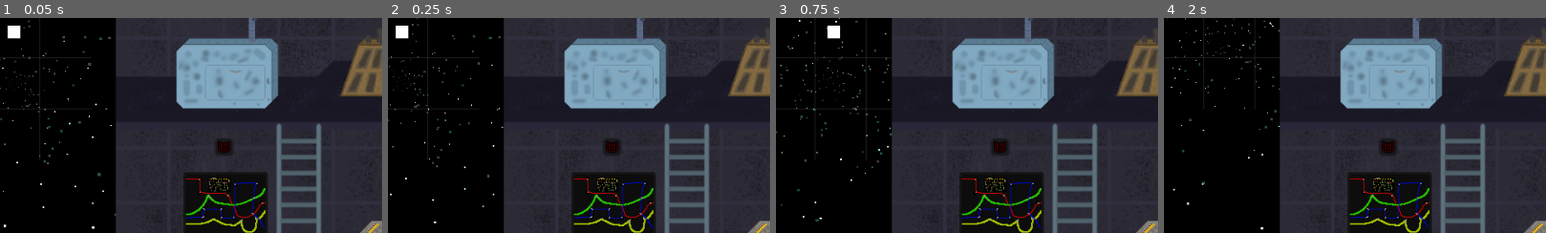
Above: before the commit, frames 1-4 (left to right).
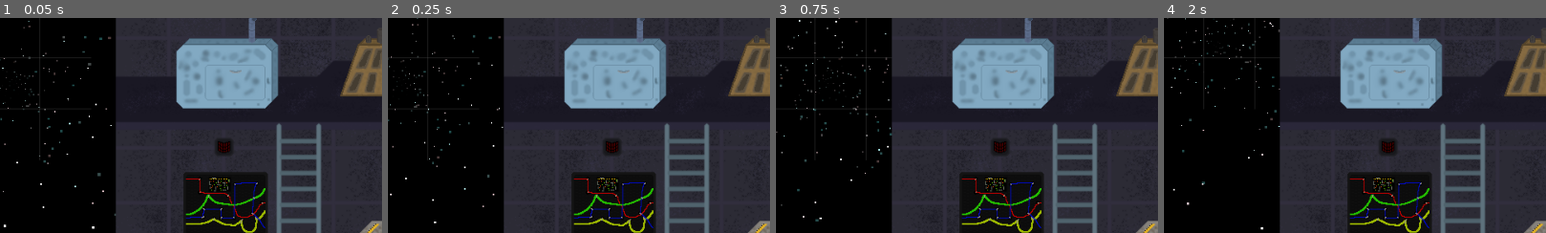
Above: after the commit, the same moments.

Repository: kedalovo/-SG-Spaceship-Management
Game: Godot game, scene res://Game Scene/Game.tscn
The game is run twice, just before and just after one commit, with the same random seed, the same clock (stepped at 60 frames per second) and the same inputs.
Inputs (mouse positions are % of the whole screen's width and height, from its top left):
- Up to frame 1 (0.05 s): no input
- Up to frame 2 (0.25 s): no input
- Up to frame 3 (0.75 s): click (7, 83) at 0.5 s
- Up to frame 4 (2 s): click (13, 91) at 1.25 s
The pictures show only the part of the screen within x 12-62%, y 20-70%; the shares and areas given below are measured in that part.

The runs differ from the first frame. In frame 1, 0.2% of the frame differs, in the area x 2-6%, y 3-10%; in frame 2, 0.2%; in frame 3, 0.2%; in frame 4, nothing differs.

Commit message:
Hazard damage now works correctly. Added assets for three types of asteroid: small, medium and large.

Diff:
--- a/Game Scene/game.gd
+++ b/Game Scene/game.gd
@@ -49,6 +49,13 @@
 		space.move(Vector2.UP)
 
 
+func _notification(what: int) -> void:
+	# Gets rid of the annoying errors and warnings about leaking two textures when closing game (the cursor textures)
+	if what == NOTIFICATION_WM_CLOSE_REQUEST:
+		Input.set_custom_mouse_cursor(null, Input.CURSOR_ARROW)
+		Input.set_custom_mouse_cursor(null, Input.CURSOR_POINTING_HAND)
+
+
 func _on_system_sprite_pressed(system_index: int) -> void:
 	if current_system_idx == -1:
 		systems[system_index].open()
--- a/Hazards/hazard.tscn
+++ b/Hazards/hazard.tscn
@@ -7,12 +7,6 @@
 
 [node name="Sprite" type="Sprite2D" parent="."]
 
-[node name="ColorRect" type="ColorRect" parent="Sprite"]
-offset_left = -8.0
-offset_top = -8.0
-offset_right = 8.0
-offset_bottom = 8.0
-
 [node name="Timer" type="Timer" parent="."]
 process_callback = 0
 one_shot = true
--- a/Space/space.gd
+++ b/Space/space.gd
@@ -23,8 +23,8 @@
 var is_moving: bool = false
 
 
-func _ready() -> void:
-	create_hazard(Vector2.UP, 1.0, 2, [game_manager.damage_types.PHYSICAL, game_manager.damage_types.HEAT])
+#func _ready() -> void:
+	#create_hazard(Vector2.UP, 1.0, 2, [game_manager.damage_types.PHYSICAL, game_manager.damage_types.HEAT])
 
 
 func create_hazard(spot: Vector2, time: float, strength: int, types: Array[game_manager.damage_types]) -> void:
@@ -39,13 +39,12 @@
 	hazard_spots[spot] = hazard
 	hazard.set_time(time)
 	incoming_hazards.add_child(hazard)
-	hazard.position = spot * 64
+	hazard.position = Vector2(spot.x * 64, -spot.y * 64)
 
 
 func hit(spot: Vector2, strength: int, type: game_manager.damage_types) -> void:
 	if spot == current_pos:
 		damaged.emit(strength, type)
-		print_debug("Damaged!")
 	hazard_spots.erase(spot)
 
 
--- a/Systems/Computer/computer_system.gd
+++ b/Systems/Computer/computer_system.gd
@@ -16,6 +16,7 @@
 
 func _damage(_strength: int, _type: game_manager.damage_types) -> void:
 	if _type == game_manager.damage_types.ELECTRICITY:
+		print("Computer system: damaged")
 		create_random_pattern(_strength)
 
 
--- a/Systems/Electrical/electrical_system.gd
+++ b/Systems/Electrical/electrical_system.gd
@@ -31,6 +31,7 @@
 				free_tranceiver_slots.append(idx)
 		if free_receiver_slots.size() > 0:
 			for i in clamp(_strength, 0, free_receiver_slots.size()):
+				print("Electrical system: damaged")
 				add_receiver_wire(free_receiver_slots.pop_at(randi()%free_receiver_slots.size()))
 				add_tranceiver_wire(free_tranceiver_slots.pop_at(randi()%free_tranceiver_slots.size()))
 
--- a/Systems/Engines/engines_system.gd
+++ b/Systems/Engines/engines_system.gd
@@ -107,6 +107,7 @@
 			if cell.is_depleting or cell.is_depleted:
 				_cells.append(cell)
 		for i in _strength * 2:
+			print("Engines system: damaged [", i+1, "]/[", _strength * 2, "]")
 			_cells.pop_at(randi()%_cells.size()).destroy()
 
 
--- a/Systems/External/external_system.gd
+++ b/Systems/External/external_system.gd
@@ -46,12 +46,15 @@
 	match _type:
 		game_manager.damage_types.PHYSICAL:
 			for i in _strength:
+				print("External system: damaged")
 				add_blueprint(game_manager.module_types.PATCH)
 		game_manager.damage_types.HEAT:
 			for i in _strength:
+				print("External system: damaged")
 				add_blueprint(game_manager.module_types.HEATER)
 		game_manager.damage_types.ELECTRICITY:
 			for i in _strength:
+				print("External system: damaged")
 				add_blueprint(randi_range(1, 2))
 
 
--- a/Systems/Hull/hull_system.gd
+++ b/Systems/Hull/hull_system.gd
@@ -35,6 +35,13 @@
 	super.close()
 
 
+func _damage(_strength: int, _type: game_manager.damage_types) -> void:
+	if _type == game_manager.damage_types.PHYSICAL:
+		for i in _strength:
+			print("Hull system: damaged")
+			add_hole(game_manager.get_random_hole_position())
+
+
 func add_patch() -> void:
 	var new_patch := PATCH.instantiate()
 	new_patch.patch_installed.connect(_on_patch_installed)
--- a/Systems/Life Support/life_support_system.gd
+++ b/Systems/Life Support/life_support_system.gd
@@ -28,6 +28,7 @@
 
 func _damage(strength: int, type: game_manager.damage_types):
 	if type == game_manager.damage_types.HEAT:
+		print("Life support system: damaged")
 		is_damaged = true
 		constant_damage = 1 + strength
 		damage_timer.start(10 + strength * 5)
Binary file added: Cabin/Assets/Large asteroid.png
Not shown, added: Cabin/Assets/Large asteroid.png.import
Binary file added: Cabin/Assets/Medium asteroid.png
Not shown, added: Cabin/Assets/Medium asteroid.png.import
Binary file added: Cabin/Assets/Small asteroid.png
Not shown, added: Cabin/Assets/Small asteroid.png.import
